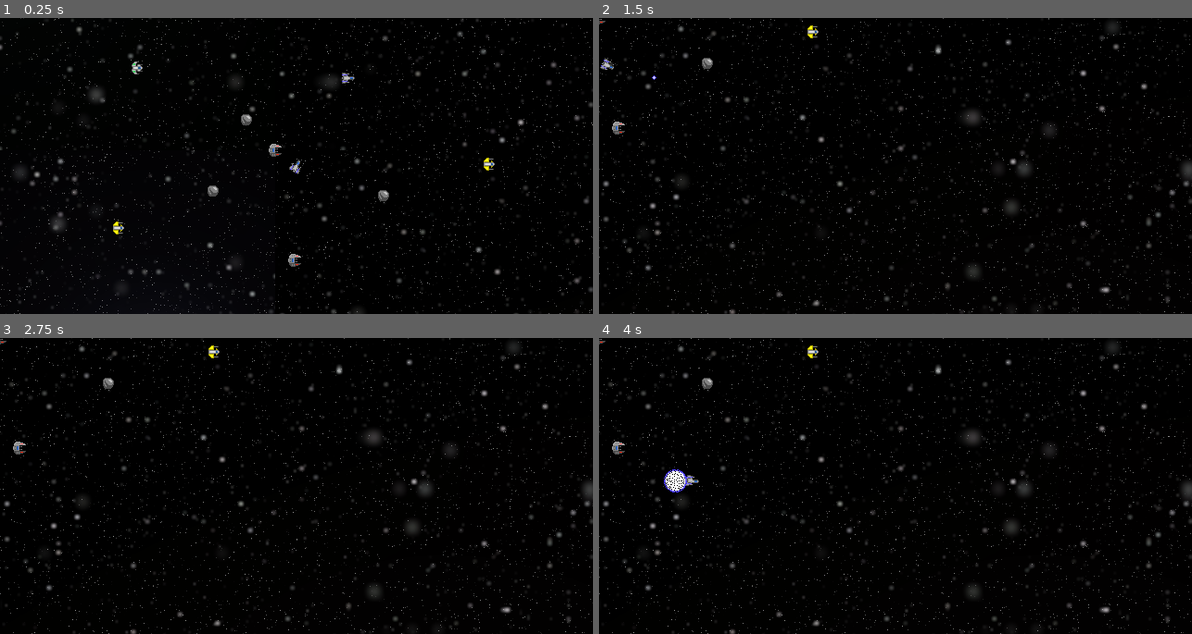
Above: before the commit, frames 1-4 (two rows, left to right).
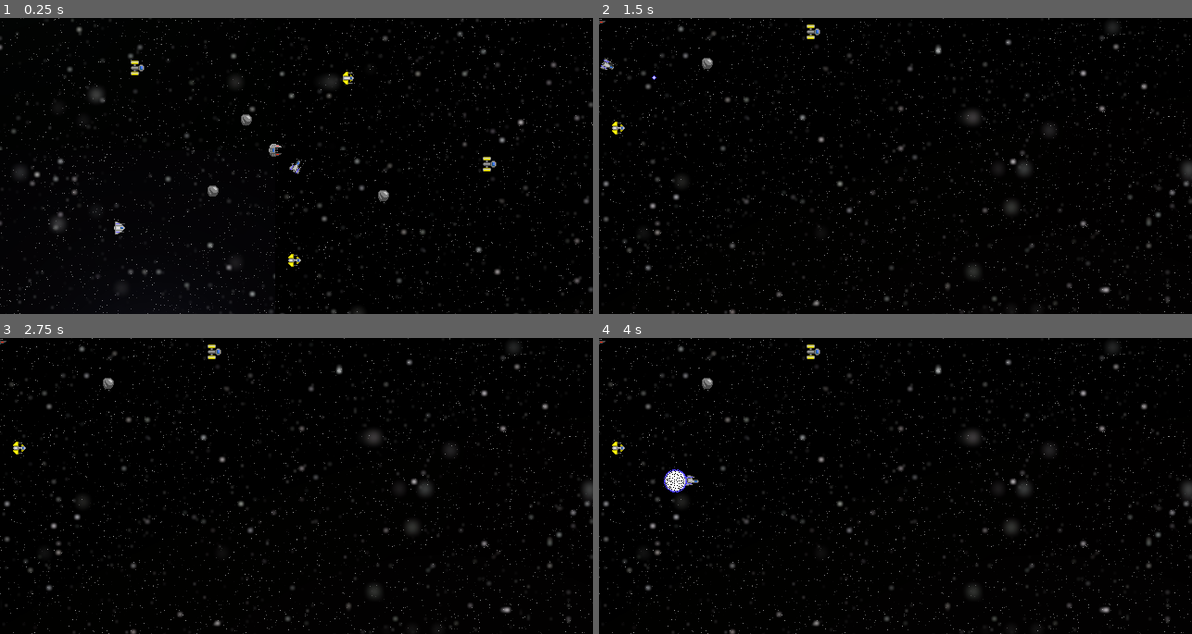
Above: after the commit, the same moments.

Repository: vYORKv/Sector-Flashpoint
Game: Godot game, scene res://Scenes/Game.tscn
Two runs of this game, one before a commit and one after it. Both use one fixed random seed, a clock stepped at 60 frames per second and the inputs below. Sound files missing from this copy of the repository are replaced by a short silence.
Inputs (mouse positions are in pixels of both pictures, inside the frame that each line leads up to):
- Up to frame 1 (0.25 s): no input
- Up to frame 2 (1.5 s): tap Enter (ui_accept) at 0.5, 0.77 s; move the mouse to (1025, 151) at 0.52 s; hold D (strafe_right) 0.53-1.28 s; hold F (combat_speed) 0.53-1.28 s; move the mouse to (776, 180) at 1.27 s; hold S (reverse) from 1.28 s (still down); click (776, 180) at 1.35 s
- Up to frame 3 (2.75 s): tap Enter (ui_accept) at 1.52 s; move the mouse to (355, 420) at 2.02 s; release S (reverse) at 2.03 s; hold D (strafe_right) from 2.03 s (still down); hold F (combat_speed) from 2.03 s (still down)
- Up to frame 4 (4 s): tap Enter (ui_accept) at 2.75, 3.02, 3.77 s; move the mouse to (865, 545) at 2.77 s; release D (strafe_right) at 2.78 s; release F (combat_speed) at 2.78 s; hold W (forward) 2.78-3.53 s; click (865, 545) at 2.85 s; move the mouse to (1073, 530) at 3.52 s; hold A (strafe_left) from 3.53 s (still down); hold F (combat_speed) from 3.53 s (still down)

The runs differ from the first frame. In frame 1, 0.4% of the frame differs, in the area x 19-84%, y 14-85%; in frame 2, 0.2%; in frame 3, 0.2%; in frame 4, 0.2%.
Error in both runs: Attempt to call function 'queue_free' in base 'null instance' on a null instance. (res://Scripts/Player.gd:124)

Commit message:
Finished each alliance ship type
+Created polygons for each ship type/alliance. +Finished "set stats" function for polys/sprites. +Fixed explosion color error. +Began work on flank area for player ship.

Diff:
--- a/Scenes/Actors/DesignShip.tscn
+++ b/Scenes/Actors/DesignShip.tscn
@@ -1,6 +1,6 @@
 [gd_scene load_steps=3 format=2]
 
-[ext_resource path="res://Graphics/Ships/Yellow_Ships/yellow_fighter.png" type="Texture" id=1]
+[ext_resource path="res://Graphics/Ships/Yellow_Ships/yellow_bomber.png" type="Texture" id=1]
 [ext_resource path="res://Scripts/DesignShip.gd" type="Script" id=2]
 
 [node name="DesignShip" type="KinematicBody2D"]
@@ -10,4 +10,4 @@
 texture = ExtResource( 1 )
 
 [node name="CollisionPolygon2D" type="CollisionPolygon2D" parent="."]
-polygon = PoolVector2Array( 6, 1, 6, -1, 3, -4, 3, -5, 5, -5, 5, -6, 0, -6, 0, -7, -3, -7, -6, -4, -6, 4, -3, 7, 0, 7, 0, 6, 5, 6, 5, 5, 3, 5, 3, 4 )
+polygon = PoolVector2Array( 2, 8, 2, 4, 6, 4, 8, 2, 8, -2, 6, -4, 2, -4, 2, -8, -7, -8, -7, 8 )
--- a/Scenes/Actors/Player.tscn
+++ b/Scenes/Actors/Player.tscn
@@ -6,6 +6,8 @@
 [ext_resource path="res://Audio/SFX/ShipFX/shot.wav" type="AudioStream" id=4]
 [ext_resource path="res://Audio/SFX/ShipFX/thruster.ogg" type="AudioStream" id=5]
 [ext_resource path="res://Audio/SFX/ShipFX/bump.wav" type="AudioStream" id=6]
+
+[sub_resource type="RectangleShape2D" id=1]
 
 [node name="Player" type="KinematicBody2D"]
 script = ExtResource( 1 )
@@ -53,3 +55,12 @@
 
 [node name="BumpSFX" type="AudioStreamPlayer2D" parent="."]
 stream = ExtResource( 6 )
+
+[node name="Flank" type="Area2D" parent="."]
+collision_layer = 16
+collision_mask = 16
+
+[node name="CollisionShape2D" type="CollisionShape2D" parent="Flank"]
+position = Vector2( -40, 0 )
+scale = Vector2( 3, 1.5 )
+shape = SubResource( 1 )
--- a/Scenes/Actors/Ship.tscn
+++ b/Scenes/Actors/Ship.tscn
@@ -18,14 +18,14 @@
 
 [sub_resource type="SpriteFrames" id=2]
 animations = [ {
+"frames": [ ExtResource( 10 ), ExtResource( 13 ), ExtResource( 5 ) ],
+"loop": true,
+"name": "green",
+"speed": 12.0
+}, {
 "frames": [ ExtResource( 11 ), ExtResource( 8 ), ExtResource( 6 ) ],
 "loop": true,
 "name": "blue",
-"speed": 12.0
-}, {
-"frames": [ ExtResource( 10 ), ExtResource( 13 ), ExtResource( 5 ) ],
-"loop": true,
-"name": "green",
 "speed": 12.0
 }, {
 "frames": [ ExtResource( 3 ), ExtResource( 2 ), ExtResource( 1 ) ],
@@ -38,6 +38,8 @@
 "name": "yellow",
 "speed": 12.0
 } ]
+
+[sub_resource type="RectangleShape2D" id=3]
 
 [node name="Ship" type="KinematicBody2D"]
 script = ExtResource( 4 )
@@ -66,4 +68,11 @@
 animation = "yellow"
 offset = Vector2( 8, 0 )
 
+[node name="Flank" type="Area2D" parent="."]
+
+[node name="CollisionShape2D" type="CollisionShape2D" parent="Flank"]
+position = Vector2( -40, 0 )
+scale = Vector2( 3, 1.5 )
+shape = SubResource( 3 )
+
 [connection signal="animation_finished" from="Shield" to="." method="_on_Shield_animation_finished"]
--- a/Scenes/Objects/ShipExplosion.tscn
+++ b/Scenes/Objects/ShipExplosion.tscn
@@ -37,14 +37,14 @@
 
 [sub_resource type="SpriteFrames" id=1]
 animations = [ {
-"frames": [ ExtResource( 33 ), ExtResource( 34 ), ExtResource( 22 ), ExtResource( 20 ), ExtResource( 23 ), ExtResource( 19 ), ExtResource( 21 ), ExtResource( 24 ) ],
+"frames": [ ExtResource( 26 ), ExtResource( 27 ), ExtResource( 25 ), ExtResource( 28 ), ExtResource( 31 ), ExtResource( 32 ), ExtResource( 29 ), ExtResource( 30 ), null ],
+"loop": false,
+"name": "yellow_explosion",
+"speed": 12.0
+}, {
+"frames": [ ExtResource( 33 ), ExtResource( 34 ), ExtResource( 22 ), ExtResource( 20 ), ExtResource( 23 ), ExtResource( 19 ), ExtResource( 21 ), ExtResource( 24 ), null ],
 "loop": false,
 "name": "green_explosion",
-"speed": 12.0
-}, {
-"frames": [ ExtResource( 26 ), ExtResource( 27 ), ExtResource( 25 ), ExtResource( 28 ), ExtResource( 31 ), ExtResource( 32 ), ExtResource( 29 ), ExtResource( 30 ) ],
-"loop": false,
-"name": "yellow_explosion",
 "speed": 12.0
 }, {
 "frames": [ ExtResource( 1 ), ExtResource( 8 ), ExtResource( 4 ), ExtResource( 5 ), ExtResource( 6 ), ExtResource( 2 ), ExtResource( 3 ), ExtResource( 7 ), null ],
--- a/Scripts/AsteroidSmall.gd
+++ b/Scripts/AsteroidSmall.gd
@@ -4,6 +4,7 @@
 const SM_ASTER_02 = preload("res://Graphics/Asteroids/small_asteroid_02.png")
 const SM_ASTER_03 = preload("res://Graphics/Asteroids/small_asteroid_03.png")
 
+var alliance = "neutral"
 var sprites = [SM_ASTER_01, SM_ASTER_02, SM_ASTER_03]
 
 onready var sprite = get_node("Sprite")
--- a/Scripts/GameLaunch.gd
+++ b/Scripts/GameLaunch.gd
@@ -32,10 +32,10 @@
 	design_ship.position = SS1.global_position
 	Input.set_custom_mouse_cursor(CROSSHAIR)
 
-	ShipSpawner("fighter", "blue", SS2.global_position)
-	ShipSpawner("fighter", "red", SS3.global_position)
-	ShipSpawner("fighter", "green", SS4.global_position)
-	ShipSpawner("fighter", "yellow", SS5.global_position)
+	ShipSpawner("fighter", "yellow", SS2.global_position)
+	ShipSpawner("frigate", "yellow", SS3.global_position)
+	ShipSpawner("bomber", "yellow", SS4.global_position)
+	ShipSpawner("bomber", "blue", SS5.global_position)
 
 func ShipSpawner(type, alliance, spawn):
 	var ship = SHIP.instance()
--- a/Scripts/Ship.gd
+++ b/Scripts/Ship.gd
@@ -13,14 +13,14 @@
 var bfi_poly = PoolVector2Array([Vector2(-7, 6), Vector2(-3, 6), Vector2(1, 5), Vector2(1, 2), Vector2(6, 2), Vector2(7, 1), Vector2(7, -1), Vector2(6, -2), Vector2(1, -2), Vector2(1, -5), Vector2(-3, -6), Vector2(-7, -6)])
 var gfi_poly = PoolVector2Array([Vector2(6, 4), Vector2(6, -4), Vector2(2, -4), Vector2(2, -7), Vector2(-3, -7), Vector2(-6, -4), Vector2(-6, 4), Vector2(-3, 7), Vector2(2, 7), Vector2(2, 4)])
 var yfi_poly = PoolVector2Array([Vector2(6, 1), Vector2(6, -1), Vector2(3, -4), Vector2(3, -5), Vector2(5, -5), Vector2 …(197 unchanged characters)…
-var rfr_poly = []
-var bfr_poly = []
-var gfr_poly = []
-var yfr_poly = []
-var rbo_poly = []
-var bbo_poly = []
-var gbo_poly = []
-var ybo_poly = []
+var rfr_poly = PoolVector2Array([Vector2(4, 6), Vector2(4, 3), Vector2(7, 3), Vector2(8, 2), Vector2(8, -2), Vector2(7, -3), Vector2(4, -3), Vector2(4, -6), Vector2(1, -7), Vector2(-5, -7), Vector2(-7, -5), Vector2(-7, 5), Vector2(-5, 7), Vector2(1, 7)])
+var bfr_poly = PoolVector2Array([Vector2(-7, 6), Vector2(-3, 6), Vector2(6, 3), Vector2(7, 2), Vector2(7, -2), Vector2(6, -3), Vector2(-3, -6), Vector2(-7, -6)])
+var gfr_poly = PoolVector2Array([Vector2(4, 7), Vector2(4, 6), Vector2(3, 5), Vector2(3, 3), Vector2(5, 2), Vector2(6, 1), Vector2(6, -1), Vector2(5, -2), Vector2(3, -3), Vector2(3, -5), Vector2(4, -6), Vector2(4, -7), Vector2(-1, -7), Vector2(-5, -3), Vector2(-5, 3), Vector2(-1, 7)])
+var yfr_poly = PoolVector2Array([Vector2(3, 6), Vector2(3, 4), Vector2(4, 4), Vector2(7, 1), Vector2(7, -1), Vector2(4, -4), Vector2(3, -4), Vector2(3, -6), Vector2(-1, -7), Vector2(-4, -7), Vector2(-7, -4), Vector2(-7, 4), Vector2(-4, 7), Vector2(-1, 7)])
+var rbo_poly = PoolVector2Array([Vector2(1, 7), Vector2(4, 6), Vector2(6, 5), Vector2(8, 3), Vector2(8, -3), Vector2(6, -5), Vector2(4, -6), Vector2(1, -7), Vector2(-4, -7), Vector2(-6, -5), Vector2(-7, -2), Vector2(-7, 2), Vector2(-6, 5), Vector2(-4, 7)])
+var bbo_poly = PoolVector2Array([Vector2(-1, 7), Vector2(1, 6), Vector2(1, 5), Vector2(6, 5), Vector2(6, 1), Vector2(7, 1), Vector2(7, -1), Vector2(6, -1), Vector2(6, -5), Vector2(1, -5), Vector2(1, -6), Vector2(-1, -7), Vector2(-4, -7), Vector2(-4, -2), Vector2(-5, -2), Vector2(-5, 2), Vector2(-4, 2), Vector2(-4, 7)])
+var gbo_poly = PoolVector2Array([Vector2(1, 7), Vector2(3, 6), Vector2(6, 3), Vector2(6, -3), Vector2(3, -6), Vector2(1, -7), Vector2(-4, -7), Vector2(-4, -5), Vector2(-5, -3), Vector2(-5, 3), Vector2(-4, 5), Vector2(-4, 7)])
+var ybo_poly = PoolVector2Array([Vector2(2, 8), Vector2(2, 4), Vector2(6, 4), Vector2(8, 2), Vector2(8, -2), Vector2(6, -4), Vector2(2, -4), Vector2(2, -8), Vector2(-7, -8), Vector2(-7, 8)])
 
 const BlUE_FIGHTER = preload("res://Graphics/Ships/Blue_Ships/blue_fighter.png")
 const BlUE_FRIGATE = preload("res://Graphics/Ships/Blue_Ships/blue_frigate.png")
@@ -93,3 +93,41 @@
 			ShipPolygon.set_polygon(yfi_poly)
 			HurtPolygon.set_polygon(yfi_poly)
 			ShipSprite.set_texture(YELLOW_FIGHTER)
+	elif type == "frigate":
+		max_speed = 3
+		fire_rate = 0
+		if alliance == "red":
+			ShipPolygon.set_polygon(rfr_poly)
+			HurtPolygon.set_polygon(rfr_poly)
+			ShipSprite.set_texture(RED_FRIGATE)
+		elif alliance == "blue":
+			ShipPolygon.set_polygon(bfr_poly)
+			HurtPolygon.set_polygon(bfr_poly)
+			ShipSprite.set_texture(BlUE_FRIGATE)
+		elif alliance == "green":
+			ShipPolygon.set_polygon(gfr_poly)
+			HurtPolygon.set_polygon(gfr_poly)
+			ShipSprite.set_texture(GREEN_FRIGATE)
+		elif alliance == "yellow":
+			ShipPolygon.set_polygon(yfr_poly)
+			HurtPolygon.set_polygon(yfr_poly)
+			ShipSprite.set_texture(YELLOW_FRIGATE)
+	elif type == "bomber":
+		max_speed = 3
+		fire_rate = 0
+		if alliance == "red":
+			ShipPolygon.set_polygon(rbo_poly)
+			HurtPolygon.set_polygon(rbo_poly)
+			ShipSprite.set_texture(RED_BOMBER)
+		elif alliance == "blue":
+			ShipPolygon.set_polygon(bbo_poly)
+			HurtPolygon.set_polygon(bbo_poly)
+			ShipSprite.set_texture(BlUE_BOMBER)
+		elif alliance == "green":
+			ShipPolygon.set_polygon(gbo_poly)
+			HurtPolygon.set_polygon(gbo_poly)
+			ShipSprite.set_texture(GREEN_BOMBER)
+		elif alliance == "yellow":
+			ShipPolygon.set_polygon(ybo_poly)
+			HurtPolygon.set_polygon(ybo_poly)
+			ShipSprite.set_texture(YELLOW_BOMBER)
Not shown: 1 places in Scenes/Actors/Player.tscn that only renumber resources
Not shown: 1 places in Scenes/Actors/Ship.tscn that only renumber resources
Not shown, changed: Short-term To-do List.txt
